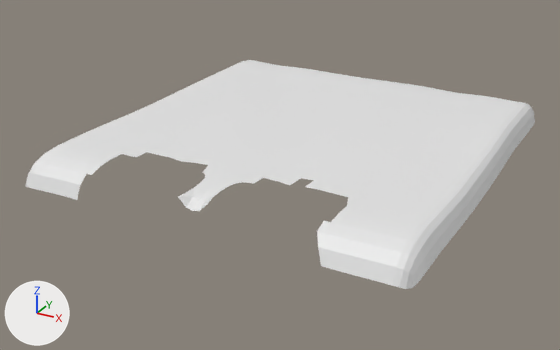
An edit to the OBJ model Runnes/Models/pisoTechoCastillo.obj, drawn before and after from the same camera.
The view is the same before and after, from a 50 mm camera at (-565.0, -858.0, 757.0) aimed at (-864.0, -312.0, 485.0). Arrows for +X, +Y and +Z are at lower left; the lights stay in place. Where no turn or scale is listed for an object, it has been applied to the vertices.

Objects in the first picture: 'pisoTechoCastillo'.
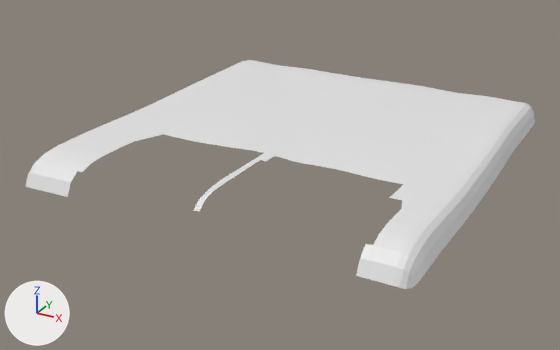
Changed parts and their boxes (x1, y1, x2, y2) in the pictures (560 x 350 px):
part 1 of me_pisotechocastillo, deleted: before (68, 134, 404, 276)

What the commit changed:
me_pisotechocastillo is used by ob_pisotechocastillo; location (0.0, 0.0, 0.0).
me_pisotechocastillo had 1990 vertices, 3764 faces and spanned x -1014.0..-686.0, y -470.0..-108.0, z 503.0..528.0.
me_pisotechocastillo now has 1786 vertices, 3345 faces and spans x -1014.0..-686.0, y -470.0..-108.0, z 503.0..528.0.
Part 1, on me_pisotechocastillo:
204 vertices are removed from x -956.0..-724.0, y -470.0..-380.0, z 506.0..528.0.
419 faces are deleted.
